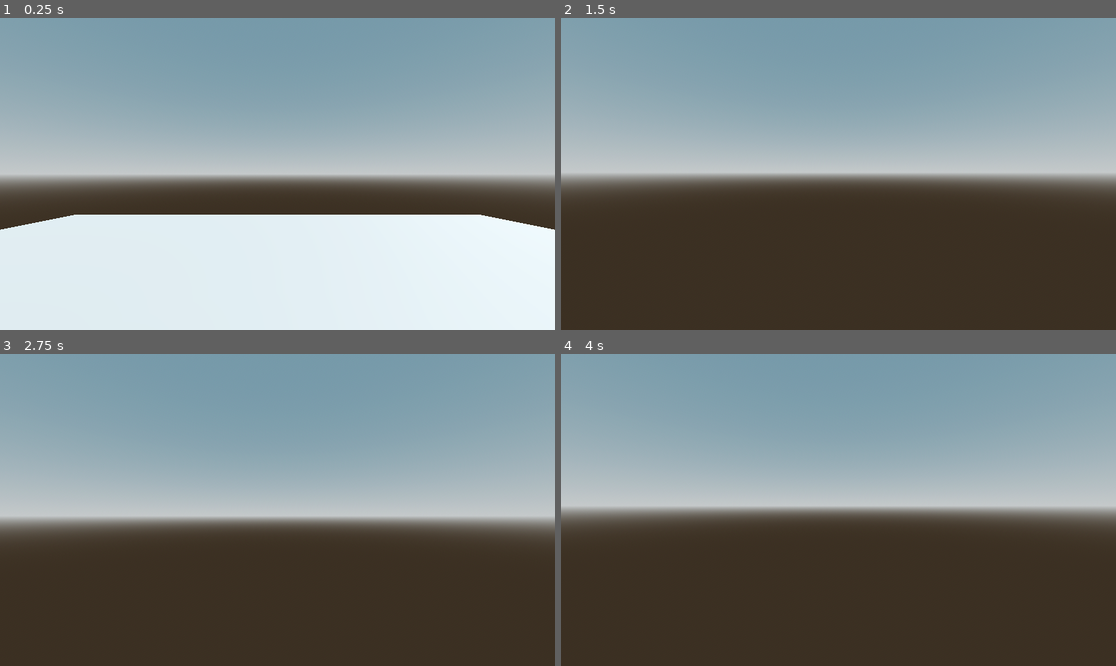
Above: before the commit, frames 1-4 (two rows, left to right).
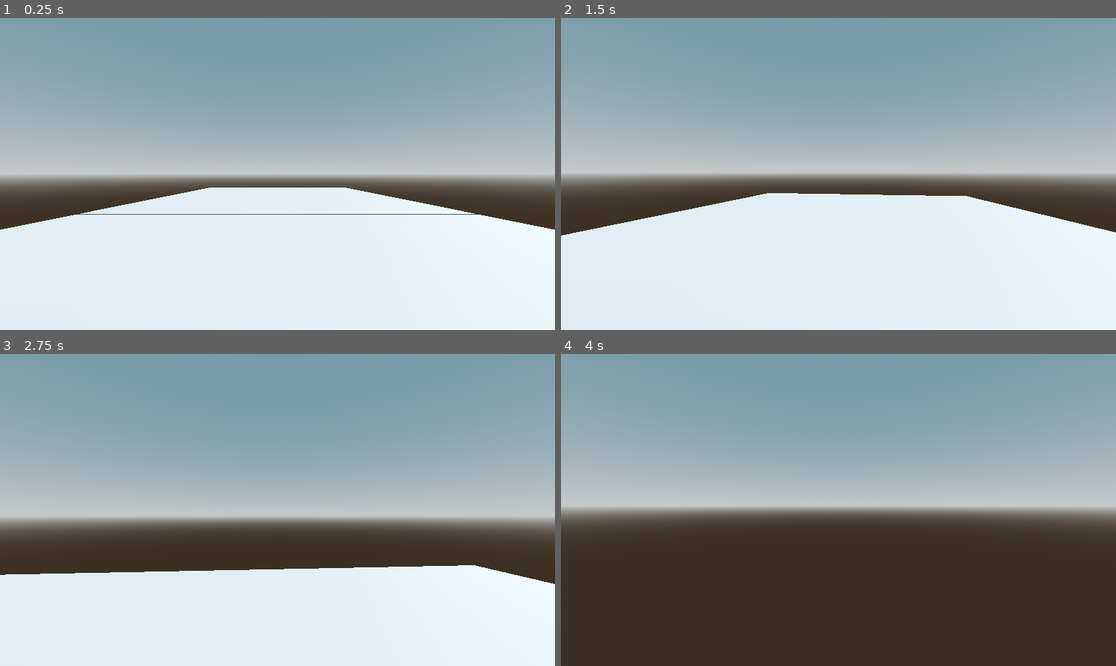
Above: after the commit, the same moments.

Repository: focusright/udemy-ps1-horror
Game: Godot game, scene res://Maps/level_1.tscn
Same seed, same stepped clock (60 frames per second), same inputs: the game is played once before the commit and once after it.
Inputs (mouse positions are in pixels of both pictures, inside the frame that each line leads up to):
- Up to frame 1 (0.25 s): no input
- Up to frame 2 (1.5 s): tap Enter at 0.5 s; move the mouse to (866, 174) at 0.52 s; hold Up (ui_up) from 0.53 s (still down); tap Space (jump) at 0.77 s; move the mouse to (810, 174) at 1.27 s
- Up to frame 3 (2.75 s): keep holding Up (ui_up); tap Space (jump) at 1.52 s; move the mouse to (288, 503) at 2.02 s
- Up to frame 4 (4 s): keep holding Up (ui_up); move the mouse to (832, 516) at 2.77 s; tap Space (jump) at 3.02, 3.77 s; move the mouse to (877, 513) at 3.52 s

The runs differ from the first frame. In frame 1, 4.2% of the frame differs, in the area x 14-86%, y 54-64%; in frame 2, 39%, in the area x 0-100%, y 56-100%; in frame 3, 31%; in frame 4, nothing differs.

Commit message:
5. Walking sounds reliant on groups of the meshes

Diff:
--- a/MyFirstHorrorIndieGame/Maps/level_1.tscn
+++ b/MyFirstHorrorIndieGame/Maps/level_1.tscn
@@ -32,7 +32,7 @@
 transform = Transform3D(-0.411514, -0.661109, 0.627369, 0, 0.688355, 0.725374, -0.911403, 0.298502, -0.283268, 0, 0, 0)
 shadow_enabled = true
 
-[node name="MeshInstance3D" type="MeshInstance3D" parent="."]
+[node name="MeshInstance3D" type="MeshInstance3D" parent="." groups=["WoodTerrain"]]
 transform = Transform3D(10, 0, 0, 0, 0.1, 0, 0, 0, 10, 0, 0, 0)
 mesh = SubResource("BoxMesh_odht2")
 
@@ -41,4 +41,13 @@
 [node name="CollisionShape3D" type="CollisionShape3D" parent="MeshInstance3D/StaticBody3D"]
 shape = SubResource("ConcavePolygonShape3D_eelvu")
 
+[node name="MeshInstance3D2" type="MeshInstance3D" parent="." groups=["Grass"]]
+transform = Transform3D(10, 0, 0, 0, 0.1, 0, 0, 0, 10, 0, 0, -10.0936)
+mesh = SubResource("BoxMesh_odht2")
+
+[node name="StaticBody3D" type="StaticBody3D" parent="MeshInstance3D2"]
+
+[node name="CollisionShape3D" type="CollisionShape3D" parent="MeshInstance3D2/StaticBody3D"]
+shape = SubResource("ConcavePolygonShape3D_eelvu")
+
 [node name="Player" parent="." instance=ExtResource("2_dt74t")]
--- a/MyFirstHorrorIndieGame/Player/player.gd
+++ b/MyFirstHorrorIndieGame/Player/player.gd
@@ -3,6 +3,9 @@
 #***** NODES *****#
 @onready var camera_3d = $Camera3D
 @onready var origCamPos : Vector3 = camera_3d.position
+@onready var floorCast = $FloorDetectRayCast
+@onready var player_footstep_sound = $PlayerFootstepSound
+
 #***** CAMERA *****#
 var mouse_sens := 0.15
 #***** MOVEMENT *****#
@@ -28,6 +31,33 @@
 
 func _process(delta):
 	process_camBob(delta)
+
+	if floorCast.is_colliding():
+		var walkingTerrain = floorCast.get_collider().get_parent()
+		if walkingTerrain != null:
+			var terrainGroup = walkingTerrain.get_groups()[0]
+			print(terrainGroup)
+			processGroundSounds(terrainGroup)
+	#print(floorCast.get_collider().get_parent())
+
+var distanceFootstep := 0.0
+var playFootstep := 3 #higher if we want the sounds to play slower
+
+func processGroundSounds(group: String):
+	#Read state machine in the case that you also want the player to play sounds faster or slower
+	#depending on if the player is running or crouching
+
+	if playFootstep != 100 and (int(velocity.x) != 0) || (int(velocity.z) != 0):
+		distanceFootstep += 0.1
+	if distanceFootstep > playFootstep and is_on_floor():
+		match group:
+			"WoodTerrain":
+				player_footstep_sound.stream = load("res://Player/SoundsFootsteps/wood/1.ogg")
+			"Grass":
+				player_footstep_sound.stream = load("res://Player/SoundsFootsteps/grass/1.ogg")
+		player_footstep_sound.pitch_scale = randf_range(0.8, 1.2)
+		player_footstep_sound.play()
+		distanceFootstep = 0.0
 
 func _physics_process(delta):
 	process_movement(delta)
--- a/MyFirstHorrorIndieGame/Player/player.tscn
+++ b/MyFirstHorrorIndieGame/Player/player.tscn
@@ -19,3 +19,8 @@
 cast_shadow = 0
 mesh = SubResource("CapsuleMesh_fnslf")
 skeleton = NodePath("../Camera3D")
+
+[node name="FloorDetectRayCast" type="RayCast3D" parent="."]
+transform = Transform3D(1, 0, 0, 0, 1, 0, 0, 0, 1, 0, -0.729365, 0)
+
+[node name="PlayerFootstepSound" type="AudioStreamPlayer" parent="."]
Not shown, added: MyFirstHorrorIndieGame/Player/SoundsFootsteps/boots/0.ogg.import
Not shown, added: MyFirstHorrorIndieGame/Player/SoundsFootsteps/boots/1.ogg.import
Not shown, added: MyFirstHorrorIndieGame/Player/SoundsFootsteps/boots/2.ogg.import
Not shown, added: MyFirstHorrorIndieGame/Player/SoundsFootsteps/boots/3.ogg.import
Not shown, added: MyFirstHorrorIndieGame/Player/SoundsFootsteps/boots/4.ogg.import
Not shown, added: MyFirstHorrorIndieGame/Player/SoundsFootsteps/boots/5.ogg.import
Not shown, added: MyFirstHorrorIndieGame/Player/SoundsFootsteps/boots/6.ogg.import
Not shown, added: MyFirstHorrorIndieGame/Player/SoundsFootsteps/boots/7.ogg.import
Not shown, added: MyFirstHorrorIndieGame/Player/SoundsFootsteps/boots/8.ogg.import
Not shown, added: MyFirstHorrorIndieGame/Player/SoundsFootsteps/boots/license.txt
Not shown, added: MyFirstHorrorIndieGame/Player/SoundsFootsteps/grass/0.ogg.import
Not shown, added: MyFirstHorrorIndieGame/Player/SoundsFootsteps/grass/1.ogg.import
(and 45 more such lines)
